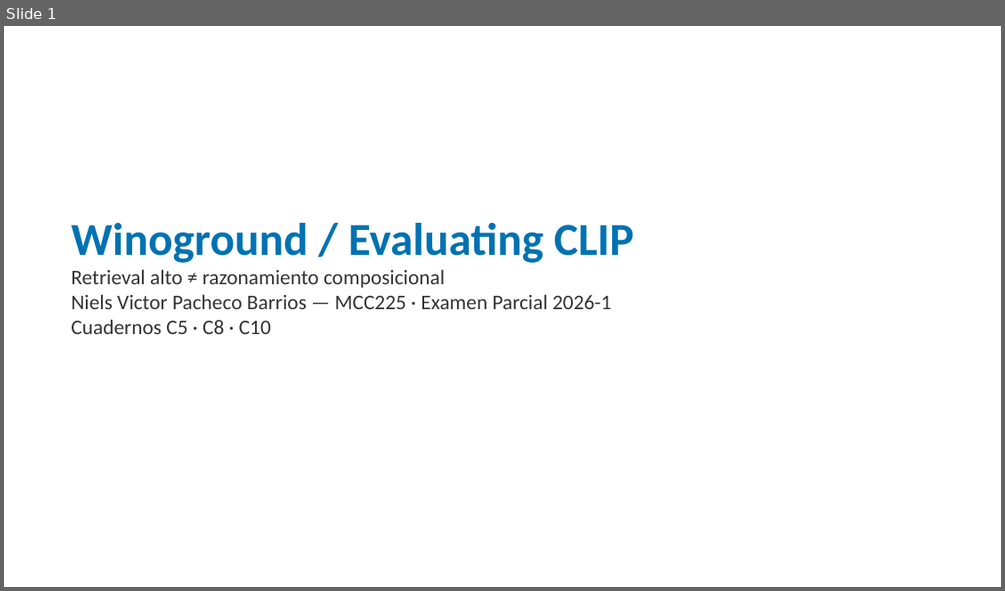
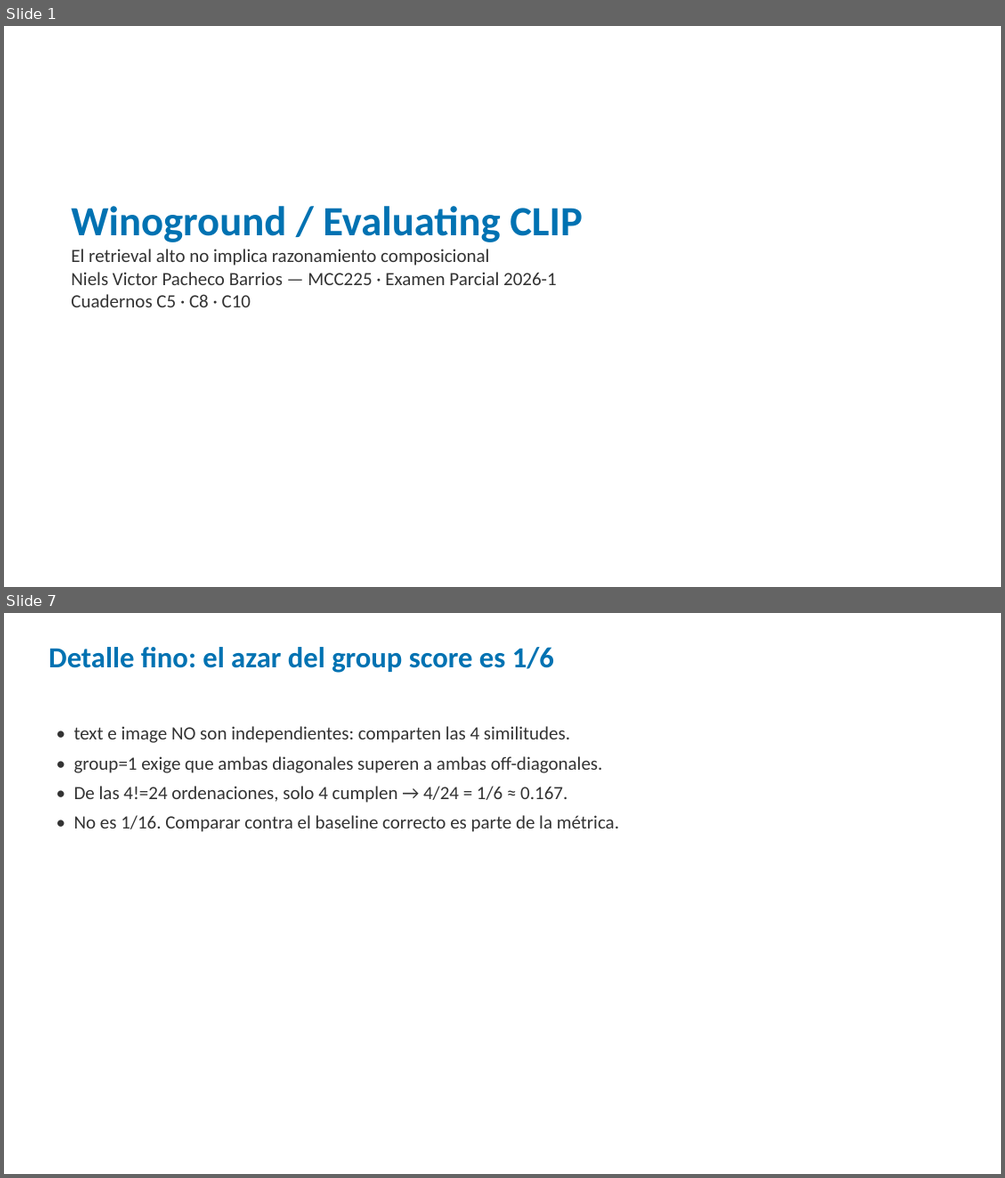
Before and after one commit to nielspac177/MCC225-Winoground, a slide deck: slides/pptx/defensa_winoground.pptx. Shown one above the other, each under a label of ours: slide 1 before the commit, slides 1 and 7 after it; the slides between them are not shown. The pictures are 1005x591 and 1005x1178 pixels, drawn with LibreOffice and Linux fonts; fonts in the diff are those of the drawing. Boxes give left, top, right and bottom in pixels: in the first picture for what was removed or moved away, otherwise in the second. Text is boxed around its words. In the diff, an @@ line names an element or a change of style, - is before the commit and + after.

Commit message:
Examen Parcial 1: guion, plan 20min, defensa de codigo y embeddings versionados

```diff
--- a/slides/pptx/defensa_winoground.pptx
+++ b/slides/pptx/defensa_winoground.pptx
@@ slide 7 added at (x1=4, y1=613, x2=1001, y2=1174), background #FFFFFF @@
@@ text added at (x1=48, y1=647, x2=554, y2=673), 28 pt, text #0072B2, bold @@
+Detalle fino: el azar del group score es 1/6
@@ text added at (x1=74, y1=726, x2=619, y2=832), 18 pt, text #333333 @@
+• text e image NO son independientes: comparten las 4 similitudes.
+• group=1 exige que ambas diagonales superen a ambas off-diagonales.
+• De las 4!=24 ordenaciones, solo 4 cumplen → 4/24 = 1/6 ≈ 0.167.
+• No es 1/16. Comparar contra el baseline correcto es parte de la métrica.
@@ slide 1 changed as well @@
@@ text "Winoground / Evaluating CLIP" moved from (x1=71, y1=223, x2=634, y2=334) to (x1=71, y1=206, x2=582, y2=307) @@
@@ text at (x1=71, y1=206, x2=582, y2=307): size 44 to 40 pt in "Winoground / Evaluating CLIP"; size 20 to 18 pt in "Niels Victor Pacheco Barrios — MCC225 · ...", "Cuadernos C5 · C8 · C10" @@
@@ text at (x1=71, y1=248, x2=489, y2=265): text changed; size 20 to 18 pt @@
-Retrieval alto ≠ razonamiento composicional
+El retrieval alto no implica razonamiento composicional
```
Also in this commit, not shown: 1 other slide changed, 26 other slides added, 6 slides removed, 9 other files.
